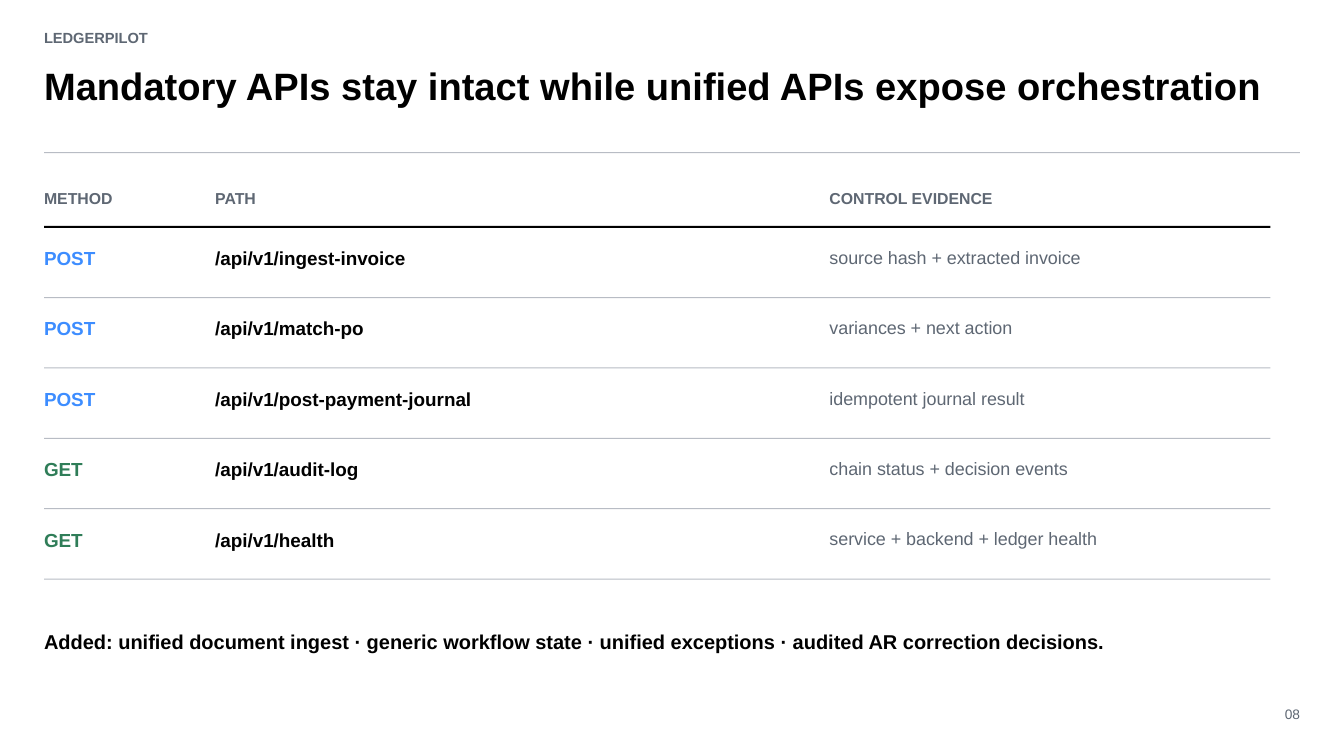
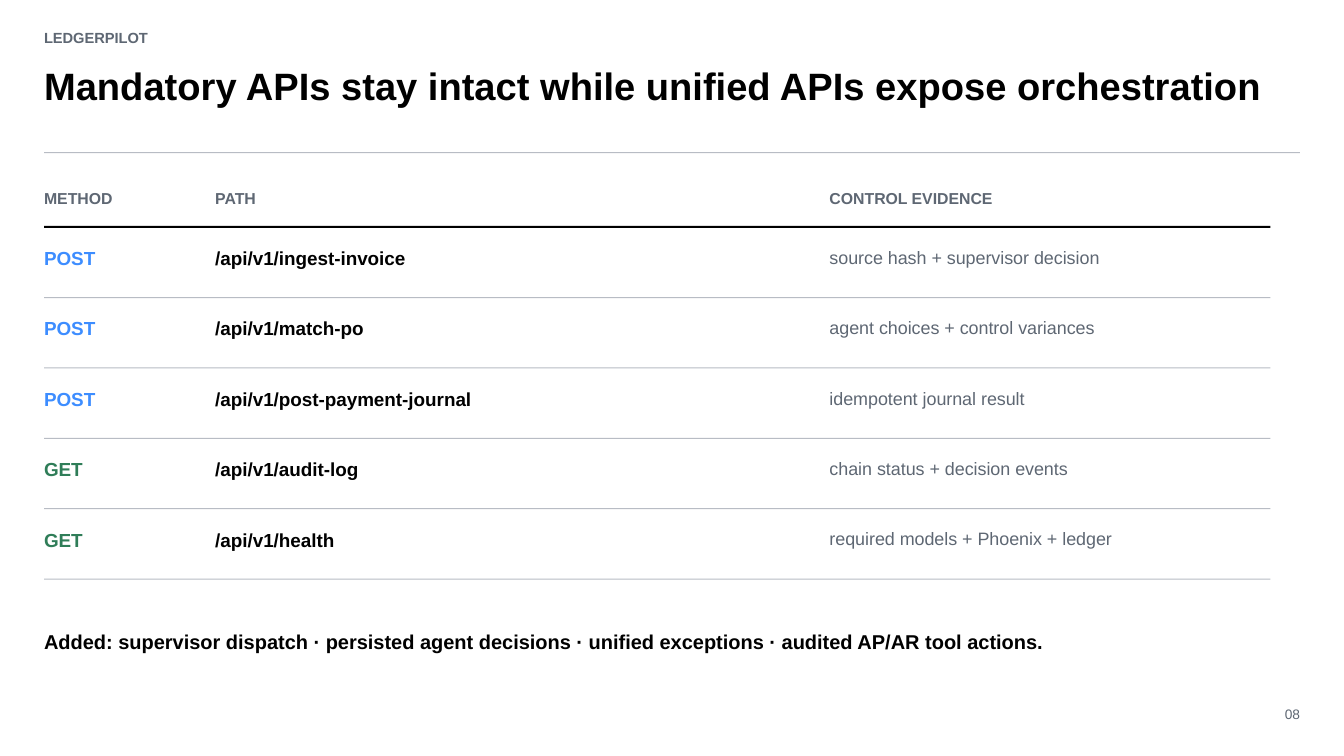
Before and after one commit to saifs1315/Agentic-Invoice-to-Payment, a slide deck: slide 8 of presentation/LedgerPilot_Assignment_Deck.pptx. Drawn at 1344x756 pixels with LibreOffice and Linux fonts; fonts in the diff are those of the drawing. Boxes give left, top, right and bottom in pixels: in the first picture for what was removed or moved away, otherwise in the second. Text is boxed around its words. In the diff, an @@ line names an element or a change of style, - is before the commit and + after.

Commit message:
Make AP and AR workflows mandatory AI agents

```diff
--- a/presentation/LedgerPilot_Assignment_Deck.pptx
+++ b/presentation/LedgerPilot_Assignment_Deck.pptx
@@ text at (829,251,1099,268): text changed @@
-source hash + extracted invoice
+source hash + supervisor decision
@@ text at (829,321,1094,338): text changed @@
-variances + next action
+agent choices + control variances
@@ text at (829,532,1112,549): text changed @@
-service + backend + ledger health
+required models + Phoenix + ledger
@@ text at (44,634,1042,654): text changed @@
-Added: unified document ingest · generic workflow state · unified exceptions · audited AR correction decisions.
+Added: supervisor dispatch · persisted agent decisions · unified exceptions · audited AP/AR tool actions.
```
Also in this commit, not shown: 8 other slides changed, 38 other files.
